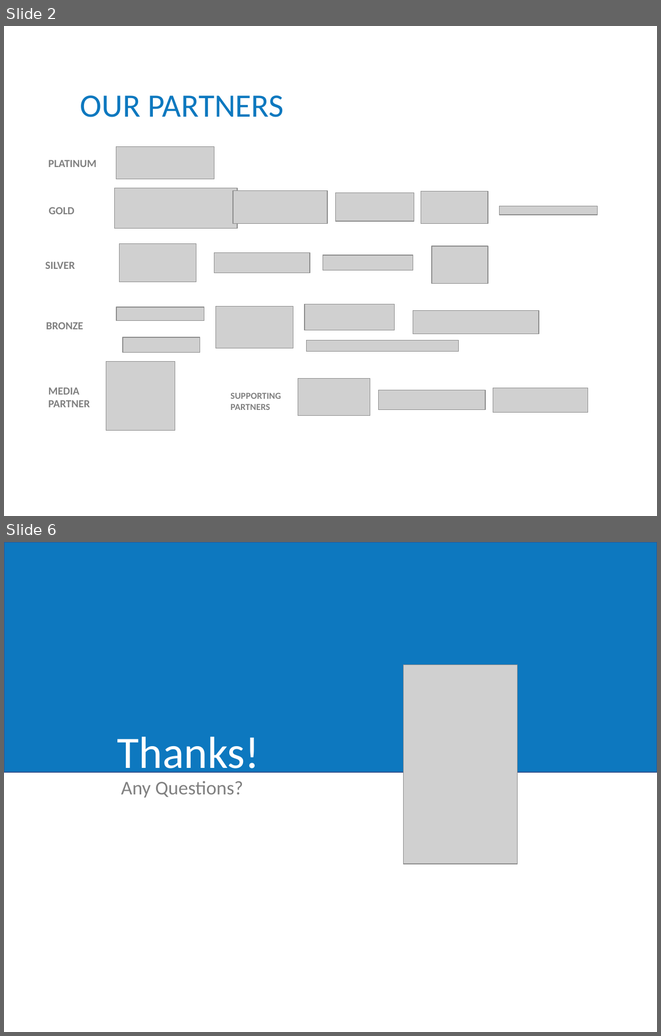
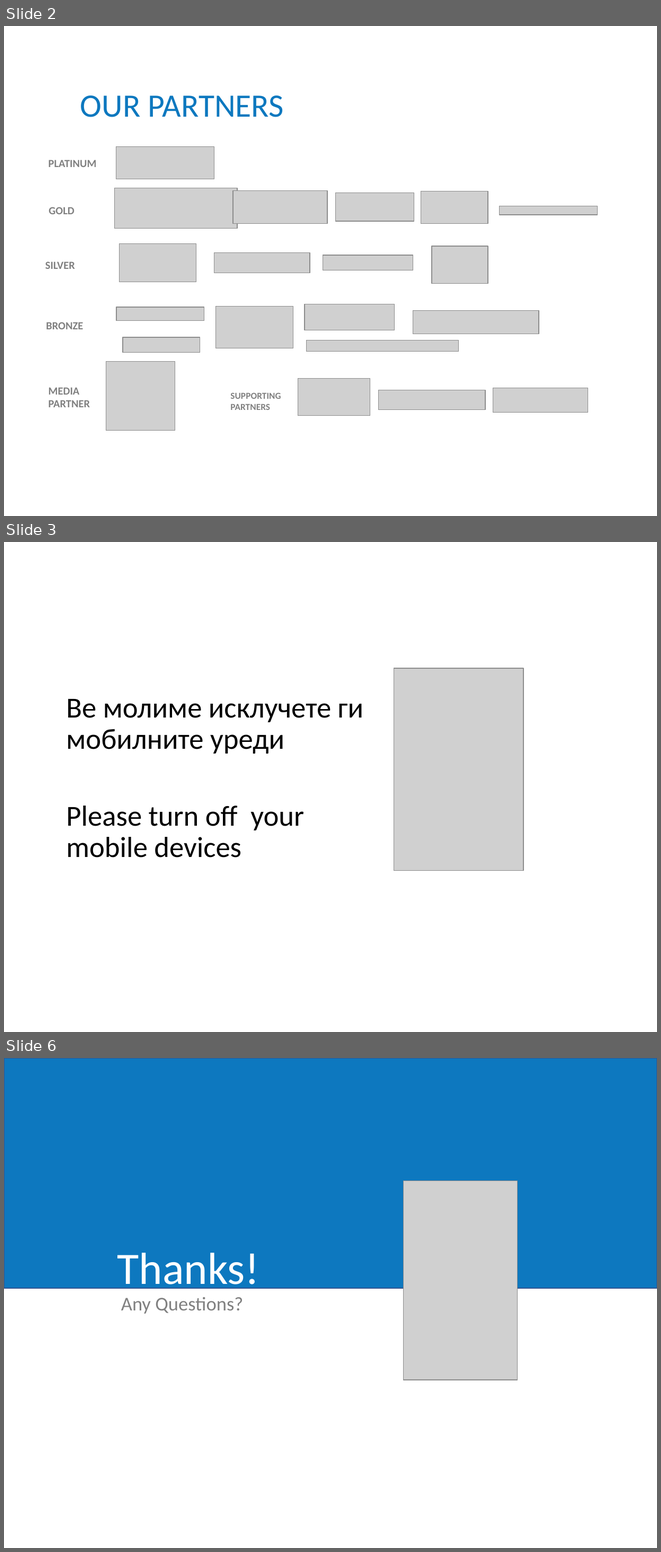
Before and after one commit to codecampmk/codecampmk.github.io, a slide deck: ppt/CodeCamp18_Template.pptx. Shown one above the other, each under a label of ours: slides 2 and 6 before the commit, slides 2, 3 and 6 after it; the slides between them are not shown. The pictures are 661x1036 and 661x1552 pixels, drawn with LibreOffice and Linux fonts; fonts in the diff are those of the drawing; grey boxes stand for pictures; background and template pictures are left out. Boxes give left, top, right and bottom in pixels: in the first picture for what was removed or moved away, otherwise in the second. Text is boxed around its words. In the diff, an @@ line names an element or a change of style, - is before the commit and + after.

```diff
--- a/ppt/CodeCamp18_Template.pptx
+++ b/ppt/CodeCamp18_Template.pptx
@@ slide 3 added at [4,542,657,1032], background #FFFFFF @@
@@ picture added at [394,668,523,870] @@
@@ title added at [66,699,363,753], 32 pt, text #000000 @@
+Ве молиме исклучете ги мобилните уреди
@@ text added at [66,805,304,857], 32 pt, text #000000 @@
+Please turn off your mobile devices
```
Also in this commit, not shown: 1 slide removed.
